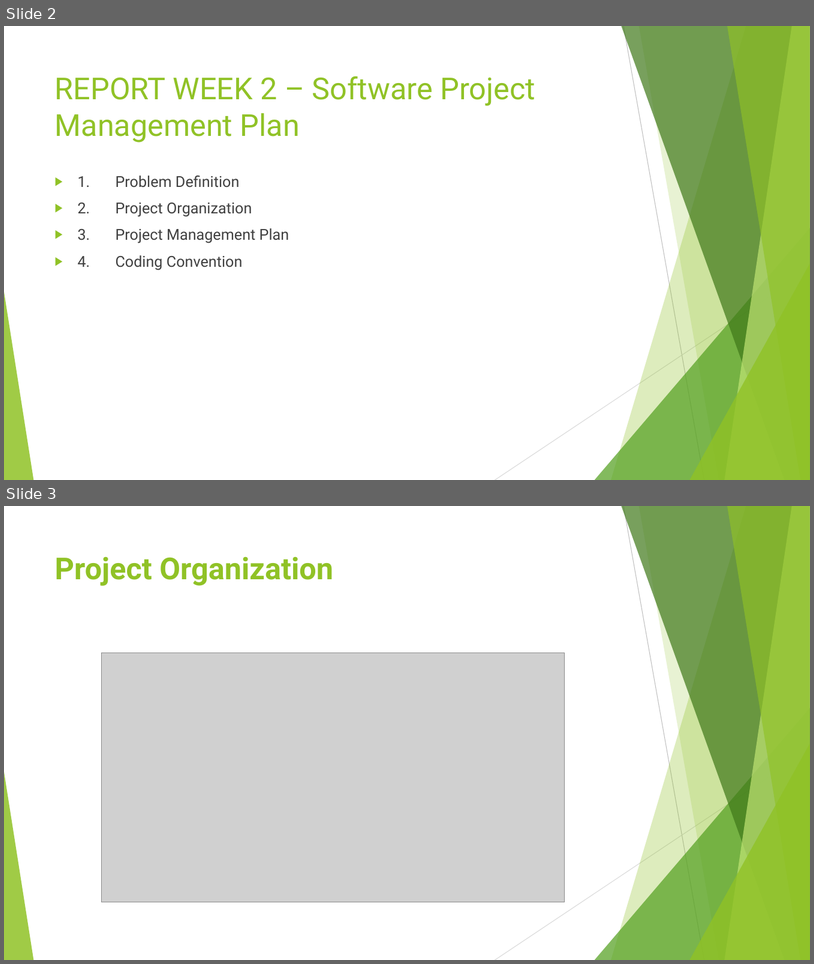
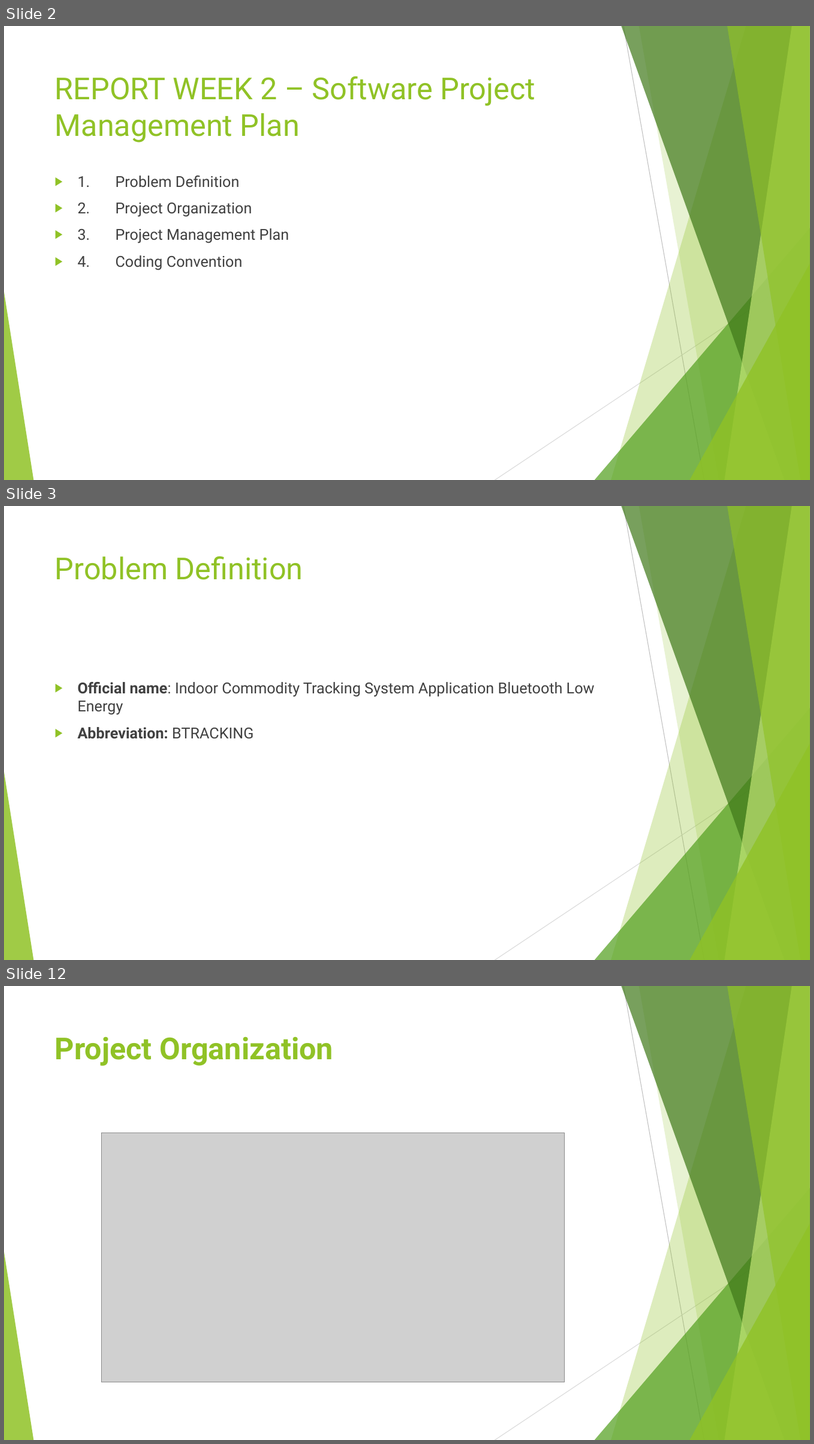
Before and after one commit to kingeni/CapstoneFU, a slide deck: document/Week_2/Report_Week_2.pptx. Shown one above the other, each under a label of ours: slides 2 and 3 before the commit, slides 2, 3 and 12 after it; the slides between them are not shown. The pictures are 814x964 and 814x1444 pixels, drawn with LibreOffice and Linux fonts; fonts in the diff are those of the drawing; grey boxes stand for pictures. Boxes give left, top, right and bottom in pixels: in the first picture for what was removed or moved away, otherwise in the second. Text is boxed around its words. In the diff, an @@ line names an element or a change of style, - is before the commit and + after.

```diff
--- a/document/Week_2/Report_Week_2.pptx
+++ b/document/Week_2/Report_Week_2.pptx
@@ slide 3 added at (4, 506, 810, 960), background #FFFFFF; not listed: 10 template elements that a slide beside it also shows @@
@@ title added at (55, 556, 303, 580), 36 pt, text #90C226 @@
+Problem Definition
@@ text added at (78, 682, 595, 739), 18 pt, text #404040 @@
+▶ Official name: Indoor Commodity Tracking System Application Bluetooth Low Energy
+▶ Abbreviation: BTRACKING
@@ what was slide 3 is now slide 12 @@
```
Also in this commit, not shown: 1 slide changed, 9 other slides added, 1 slide removed, 17 other files.
